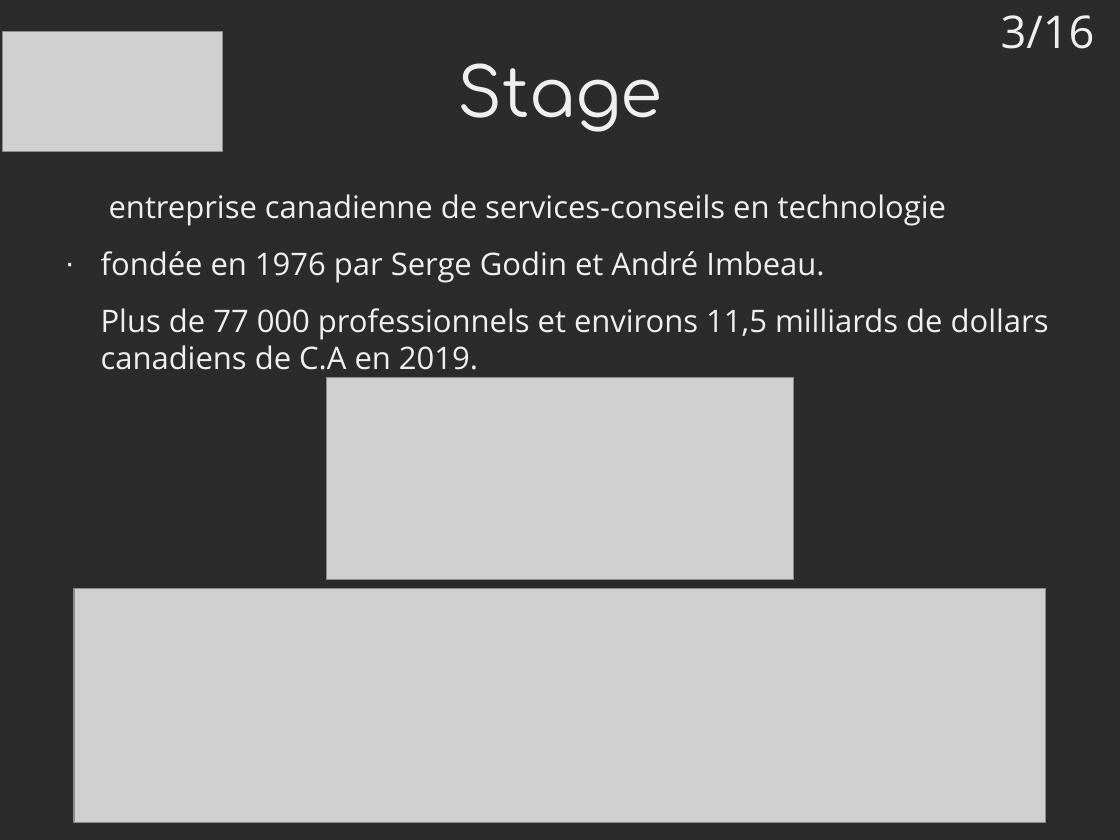
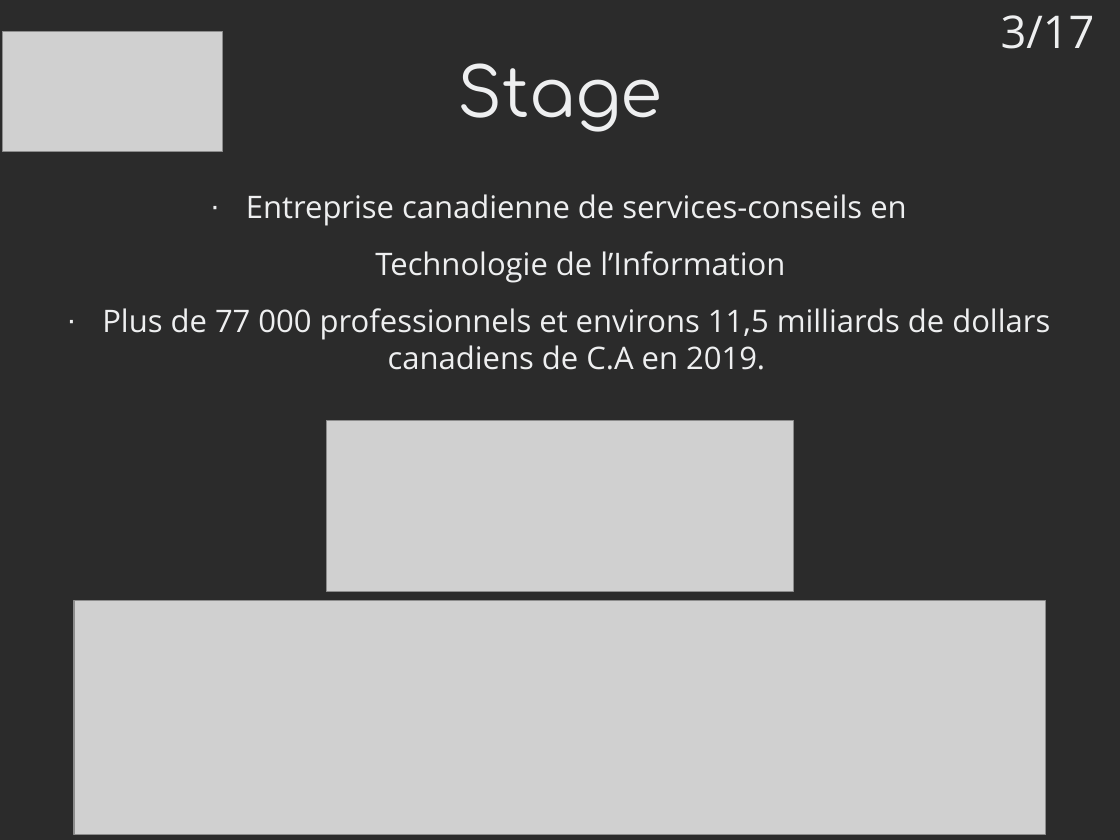
Before and after one commit to mrwormo/rapport_de_stage, a slide deck: slide 3 of files/prez.odp. Drawn at 1120x840 pixels with LibreOffice and Linux fonts; fonts in the diff are those of the drawing; grey boxes stand for pictures; background and template pictures are left out; a plain dark background stands for a picture behind light text. Boxes give left, top, right and bottom in pixels: in the first picture for what was removed or moved away, otherwise in the second. Text is boxed around its words. In the diff, an @@ line names an element or a change of style, - is before the commit and + after.

```diff
--- a/files/prez.odp
+++ b/files/prez.odp
@@ text at <box>1001,15,1095,49</box>: text changed @@
-3/16
+3/17
@@ text at <box>246,194,906,283</box>: text changed @@
-entreprise canadienne de services-conseils en technologie
-· fondée en 1976 par Serge Godin et André Imbeau.
+· Entreprise canadienne de services-conseils en
+Technologie de l’Information
@@ text at <box>102,308,1050,370</box>: alignment left to centre; bullet none to · @@
@@ picture: place and size @@
-picture at <box>326,378,793,580</box>
+picture at <box>326,421,793,593</box>
@@ picture: place and size @@
-picture at <box>74,589,1047,823</box>
+picture at <box>74,601,1047,834</box>
```
Also in this commit, not shown: 13 other slides changed, 2 slides added, 3 slides removed, 2 other files.
